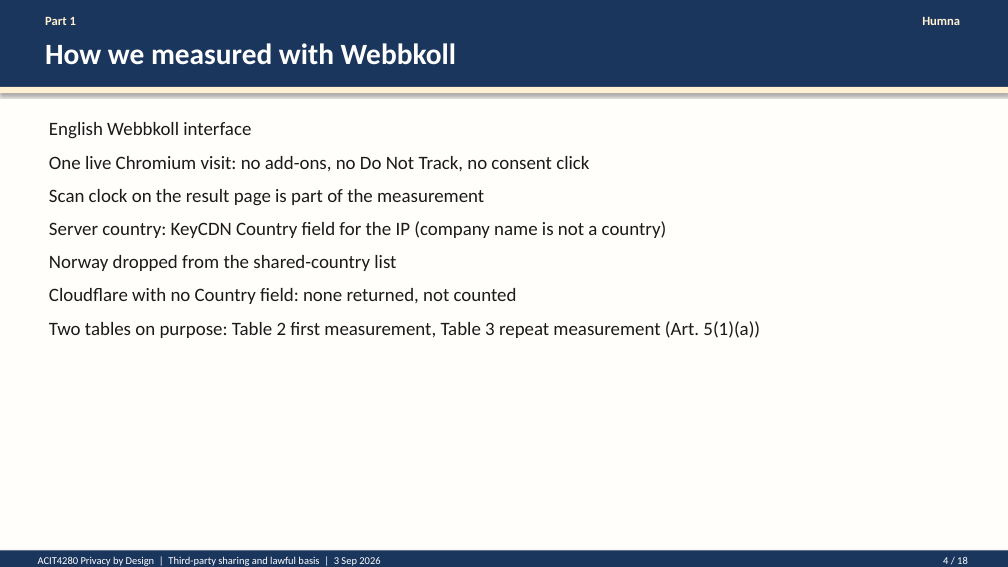
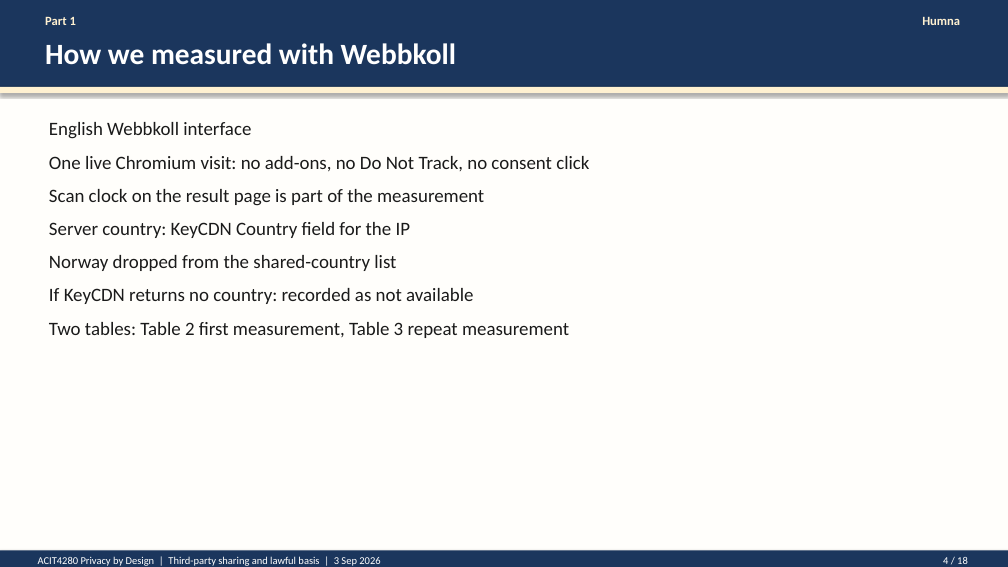
Before and after one commit to kasa031/Bacheloroppgave, a slide deck: slide 4 of ACIT4280_1A_presentation.pptx. Drawn at 1008x567 pixels with LibreOffice and Linux fonts; fonts in the diff are those of the drawing. Boxes give left, top, right and bottom in pixels: in the first picture for what was removed or moved away, otherwise in the second. Text is boxed around its words. In the diff, an @@ line names an element or a change of style, - is before the commit and + after.

```diff
--- a/ACIT4280_1A_presentation.pptx
+++ b/ACIT4280_1A_presentation.pptx
@@ text at (49,222,410,238): text changed @@
-Server country: KeyCDN Country field for the IP (company name is not a country)
+Server country: KeyCDN Country field for the IP
@@ text at (49,288,569,338): text changed @@
-Cloudflare with no Country field: none returned, not counted
-Two tables on purpose: Table 2 first measurement, Table 3 repeat measurement (Art. 5(1)(a))
+If KeyCDN returns no country: recorded as not available
+Two tables: Table 2 first measurement, Table 3 repeat measurement
```
Also in this commit, not shown: 9 other files.
